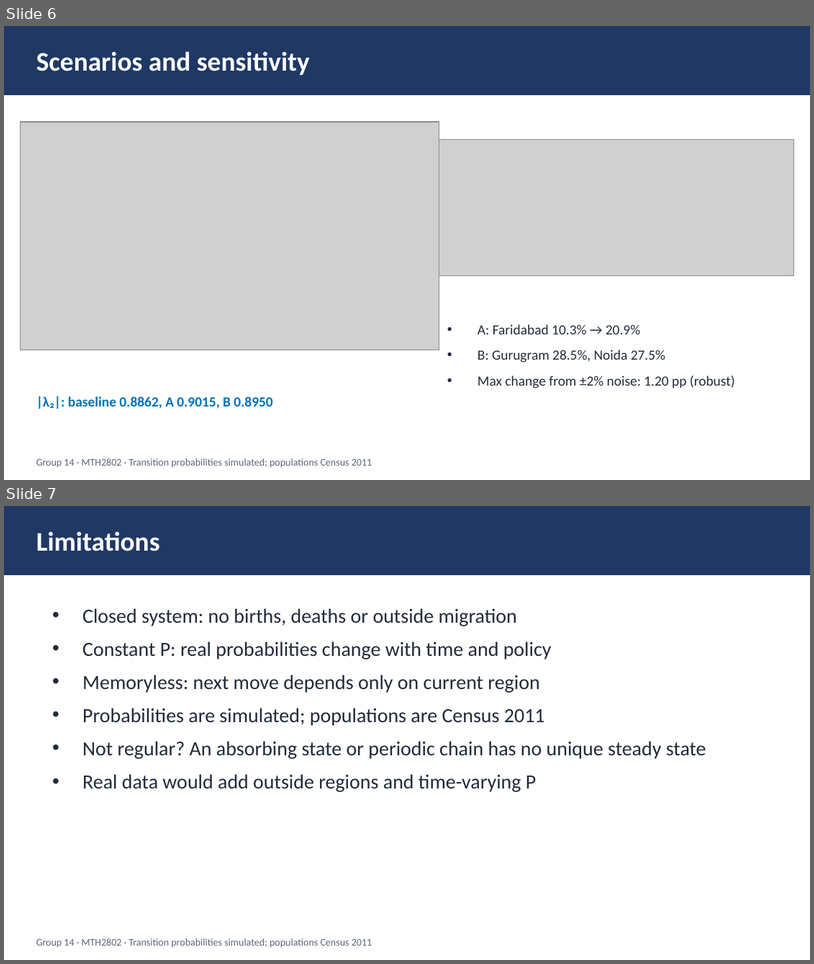
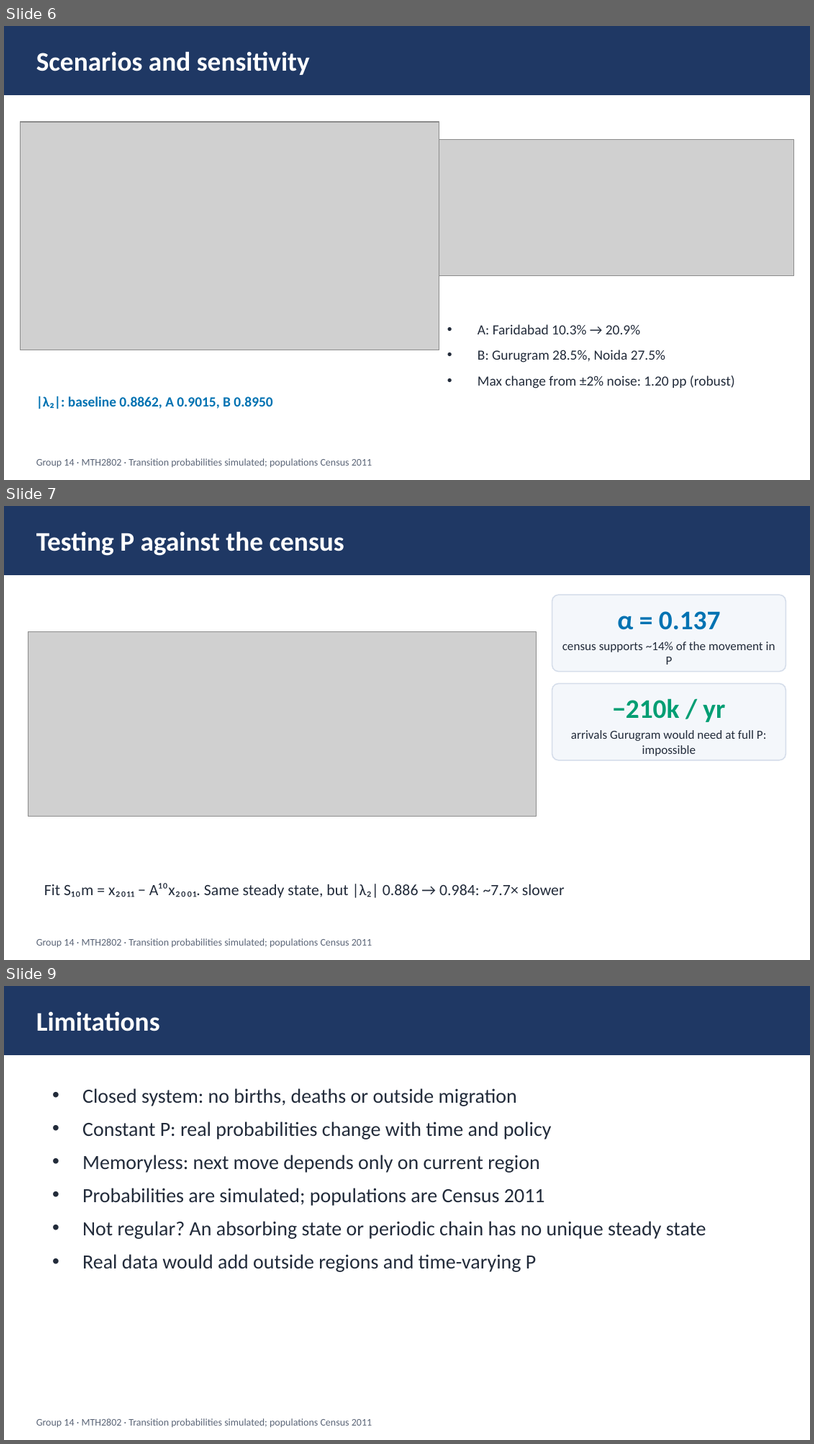
Before and after one commit to CRYPT-hack/population-prediction-, a slide deck: submission/Group14_Slides.pptx. Shown one above the other, each under a label of ours: slides 6 and 7 before the commit, slides 6, 7 and 9 after it; the slides between them are not shown. The pictures are 814x964 and 814x1444 pixels, drawn with LibreOffice and Linux fonts; fonts in the diff are those of the drawing; grey boxes stand for pictures. Boxes give left, top, right and bottom in pixels: in the first picture for what was removed or moved away, otherwise in the second. Text is boxed around its words. In the diff, an @@ line names an element or a change of style, - is before the commit and + after.

```diff
--- a/submission/Group14_Slides.pptx
+++ b/submission/Group14_Slides.pptx
@@ slide 7 added at bbox=[4, 506, 810, 960], background #FFFFFF @@
@@ rectangle added at bbox=[4, 506, 810, 574], fill #1F3864, outline #1F3864 1 pt @@
@@ text added at bbox=[36, 531, 345, 556], 24 pt, text #FFFFFF, bold @@
+Testing P against the census
@@ rounded rectangle added at bbox=[553, 595, 786, 672], fill #F4F7FB, outline #D5DDEA 1 pt @@
@@ text added at bbox=[617, 611, 721, 630], 24 pt, text #0072B2, bold @@
+α = 0.137
@@ picture added at bbox=[28, 632, 536, 816] @@
@@ text added at bbox=[563, 641, 776, 664], 11 pt, text #222B3A @@
+census supports ~14% of the movement in P
@@ rounded rectangle added at bbox=[553, 683, 786, 760], fill #F4F7FB, outline #D5DDEA 1 pt @@
@@ text added at bbox=[612, 698, 725, 722], 24 pt, text #009E73, bold @@
+−210k / yr
@@ text added at bbox=[571, 730, 766, 756], 11 pt, text #222B3A @@
+arrivals Gurugram would need at full P: impossible
@@ text added at bbox=[44, 883, 565, 898], 14 pt, text #222B3A @@
+Fit S₁₀m = x₂₀₁₁ − A¹⁰x₂₀₀₁. Same steady state, but |λ₂| 0.886 → 0.984: ~7.7× slower
@@ text added at bbox=[36, 938, 372, 947], 9 pt, text #5B6577 @@
+Group 14 · MTH2802 · Transition probabilities simulated; populations Census 2011
@@ what was slide 7 is now slide 9 @@
```
Also in this commit, not shown: 1 other slide added.
